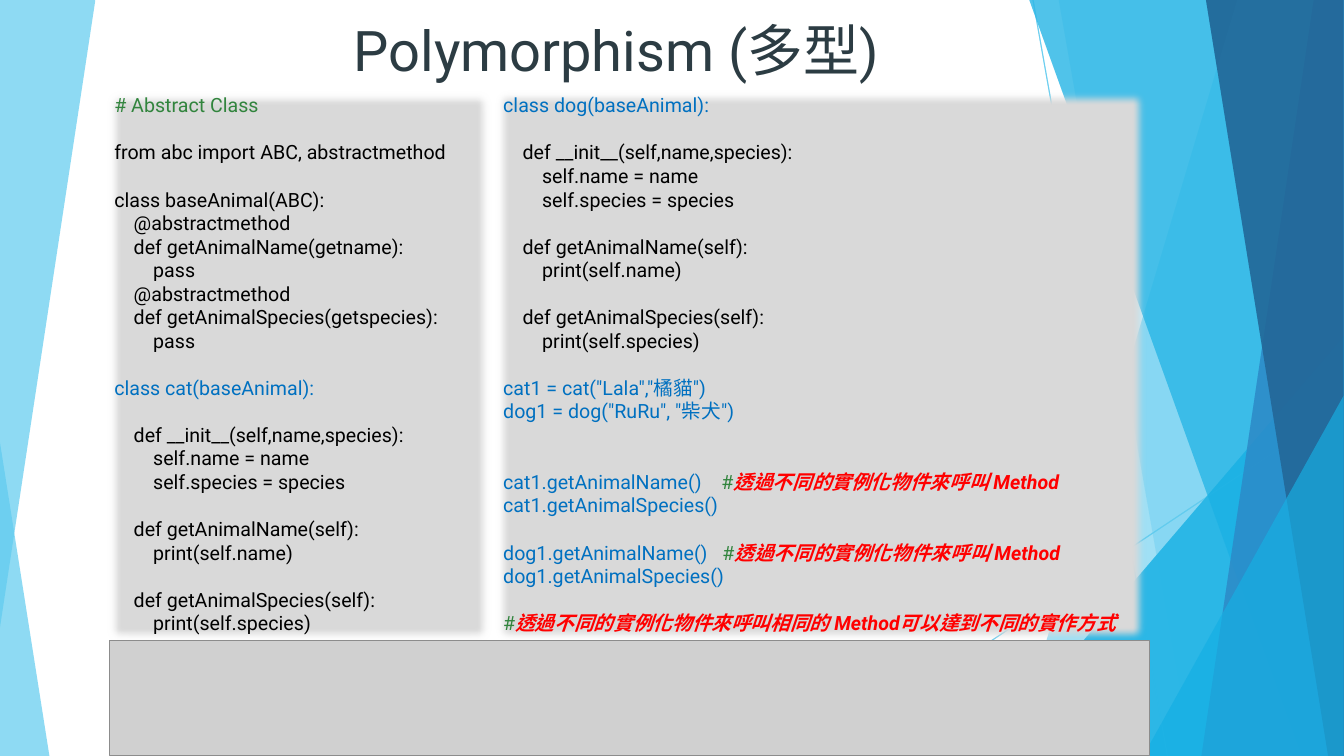
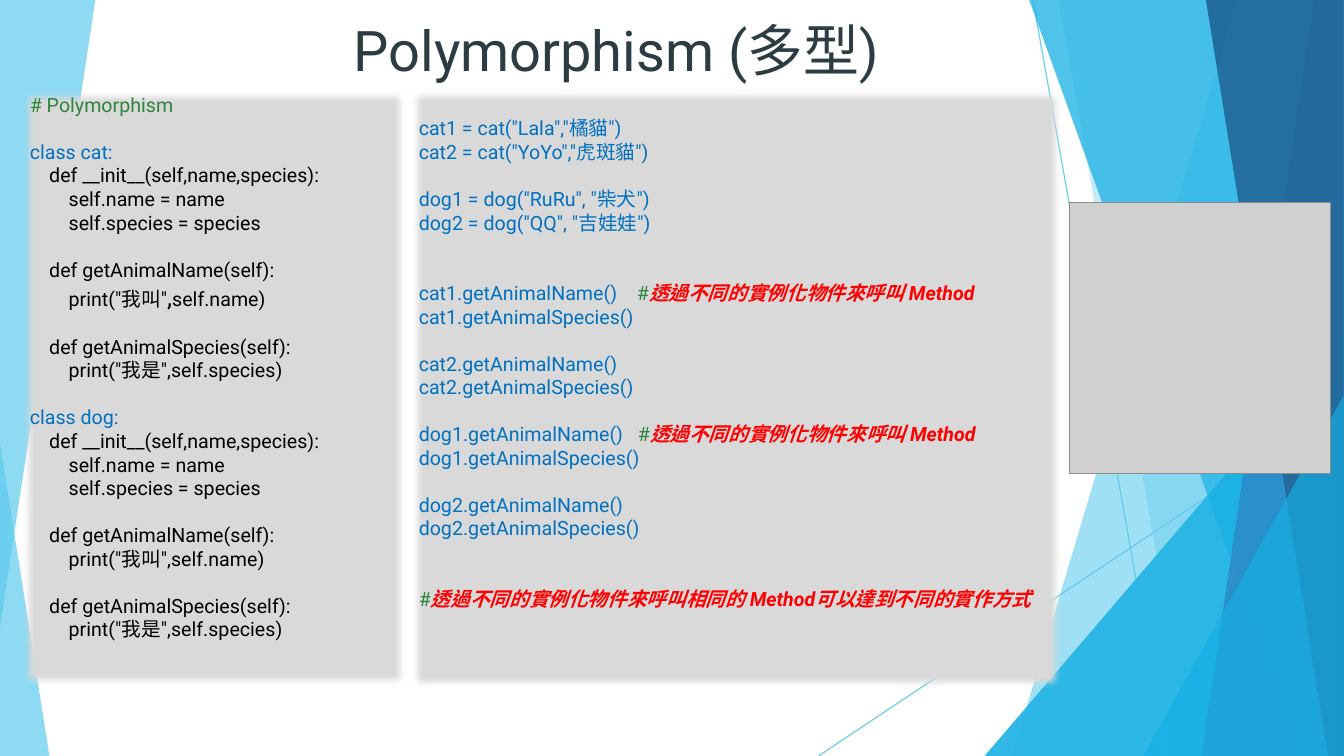
Before and after one commit to DavidChu0424/PythonIntroduction, a slide deck: slide 99 of Python Introduction.pptx. Drawn at 1344x756 pixels with LibreOffice and Linux fonts; fonts in the diff are those of the drawing; grey boxes stand for pictures. Boxes give left, top, right and bottom in pixels: in the first picture for what was removed or moved away, otherwise in the second. Text is boxed around its words. In the diff, an @@ line names an element or a change of style, - is before the commit and + after.

```diff
--- a/Python Introduction.pptx
+++ b/Python Introduction.pptx
@@ text "# Polymorphism" moved from (x1=114, y1=97, x2=446, y2=634) to (x1=30, y1=94, x2=319, y2=641) @@
@@ text "cat1 = cat("Lala","橘貓")" moved from (x1=503, y1=96, x2=1059, y2=632) to (x1=419, y1=118, x2=975, y2=608) @@
@@ text at (x1=30, y1=94, x2=174, y2=159): text changed; text colour #000000 to #31843D @@
-    # Abstract Class
-    from abc import ABC, abstractmethod
-    class baseAnimal(ABC):
-    @abstractmethod
-    def getAnimalName(getname):
-    pass
-    @abstractmethod
-    def getAnimalSpecies(getspecies):
-    pass
-    class cat(baseAnimal):
+    # Polymorphism
+    class cat:
@@ text at (x1=503, y1=96, x2=793, y2=353): paragraphs removed @@
-    class dog(baseAnimal):
-    def __init__(self,name,species):
-    self.name = name
-    self.species = species
-    def getAnimalName(self):
-    print(self.name)
-    def getAnimalSpecies(self):
-    print(self.species)
@@ text at (x1=419, y1=142, x2=649, y2=164): paragraph added @@
+    cat2 = cat("YoYo","虎斑貓")
@@ picture added at (x1=1070, y1=203, x2=1331, y2=474) @@
@@ text at (x1=419, y1=213, x2=651, y2=235): paragraph added @@
+    dog2 = dog("QQ", "吉娃娃")
@@ text at (x1=69, y1=289, x2=265, y2=311): text changed @@
-    print(self.name)
+    print("我叫",self.name)
@@ text at (x1=419, y1=355, x2=634, y2=399): paragraphs added @@
+    cat2.getAnimalName()
+    cat2.getAnimalSpecies()
@@ text at (x1=30, y1=360, x2=319, y2=641): text changed @@
-    print(self.species)
+    print("我是",self.species)
+    class dog:
+    def __init__(self,name,species):
+    self.name = name
+    self.species = species
+    def getAnimalName(self):
+    print("我叫",self.name)
+    def getAnimalSpecies(self):
+    print("我是",self.species)
@@ text at (x1=419, y1=496, x2=640, y2=540): paragraphs added @@
+    dog2.getAnimalName()
+    dog2.getAnimalSpecies()
@@ picture removed at (x1=110, y1=640, x2=1149, y2=756) @@
```
